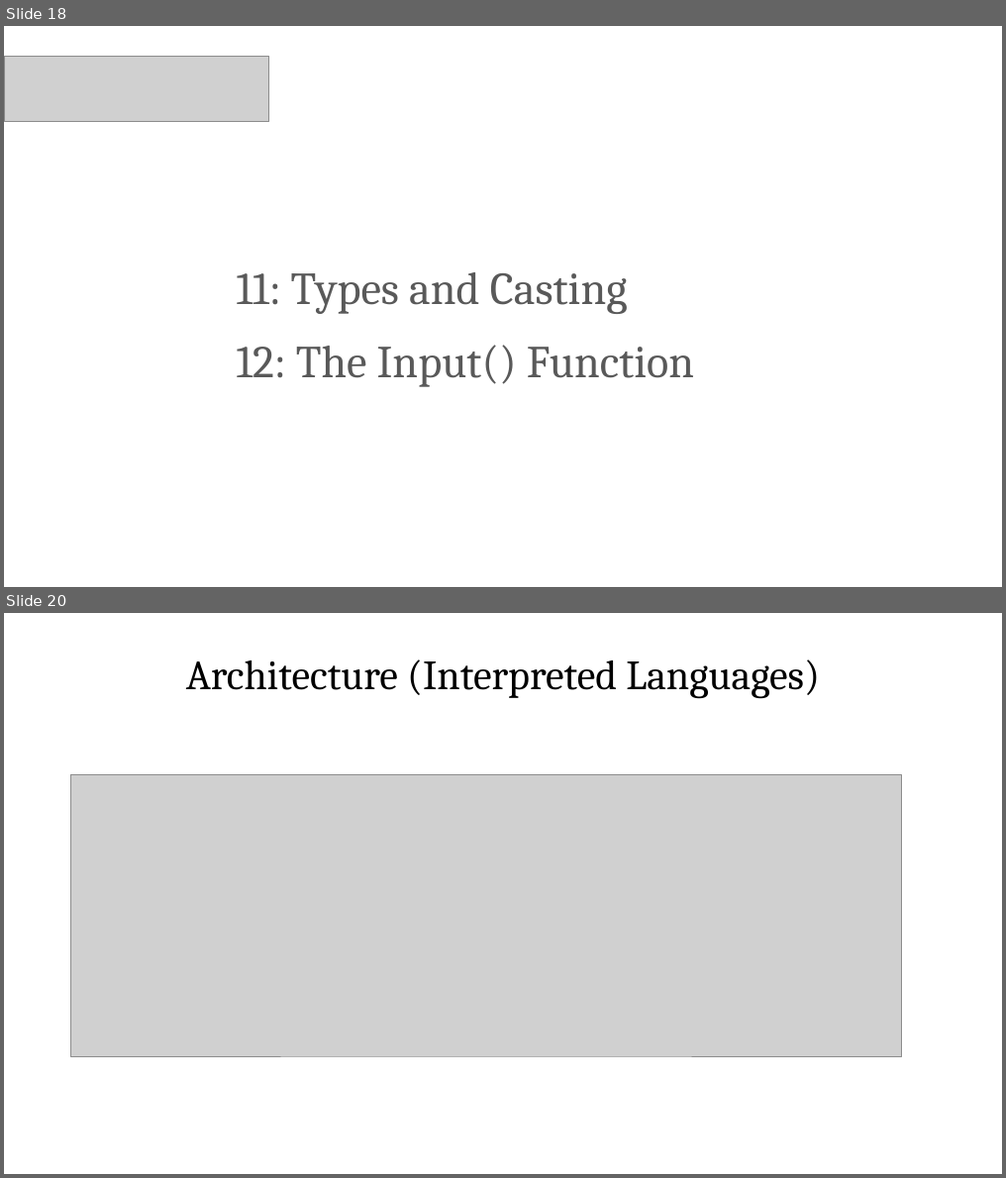
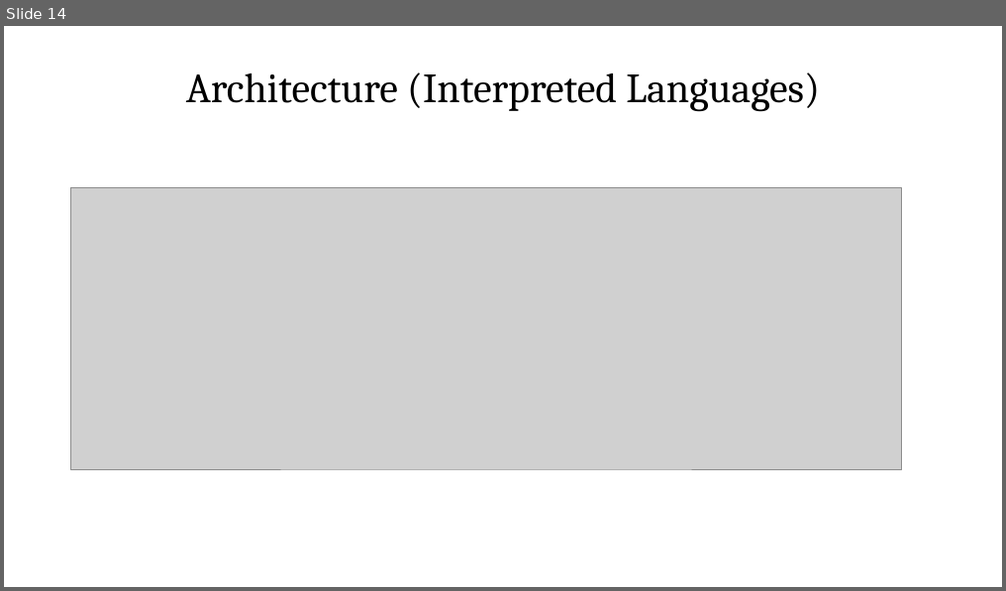
Before and after one commit to PracticumAI/python, a slide deck: presentations/01_getting_started.pptx. Shown one above the other, each under a label of ours: slides 18 and 20 before the commit, slide 14 after it; the slides between them are not shown. The pictures are 1006x1178 and 1006x591 pixels, drawn with LibreOffice and Linux fonts; fonts in the diff are those of the drawing; grey boxes stand for pictures. Boxes give left, top, right and bottom in pixels: in the first picture for what was removed or moved away, otherwise in the second. Text is boxed around its words. In the diff, an @@ line names an element or a change of style, - is before the commit and + after.

```diff
--- a/presentations/01_getting_started.pptx
+++ b/presentations/01_getting_started.pptx
@@ slide 18 removed at <box>4,26,1002,587</box>, background #FFFFFF @@
@@ picture removed at <box>4,56,269,122</box> @@
@@ title removed at <box>236,273,628,314</box> @@
-11: Types and Casting
@@ text removed at <box>236,345,694,387</box> @@
-12: The Input() Function
@@ what was slide 20 is now slide 14 @@
```
Also in this commit, not shown: 1 slide changed, 2 slides added, 6 other slides removed, 4 other files.
